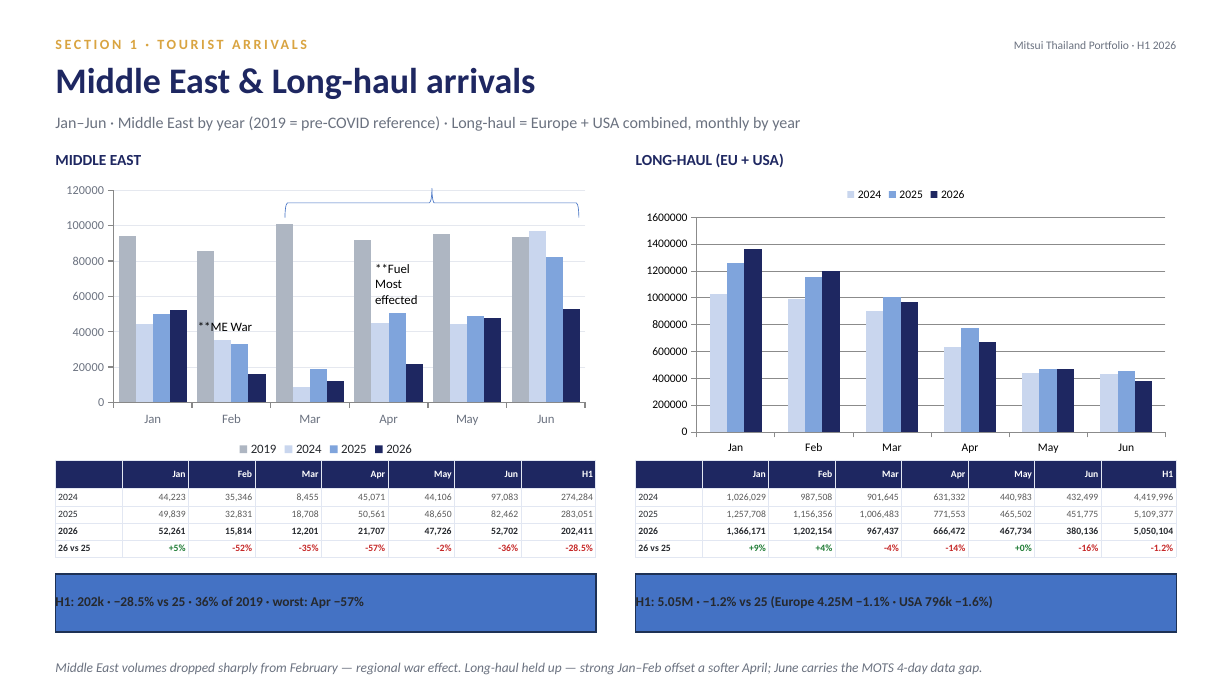
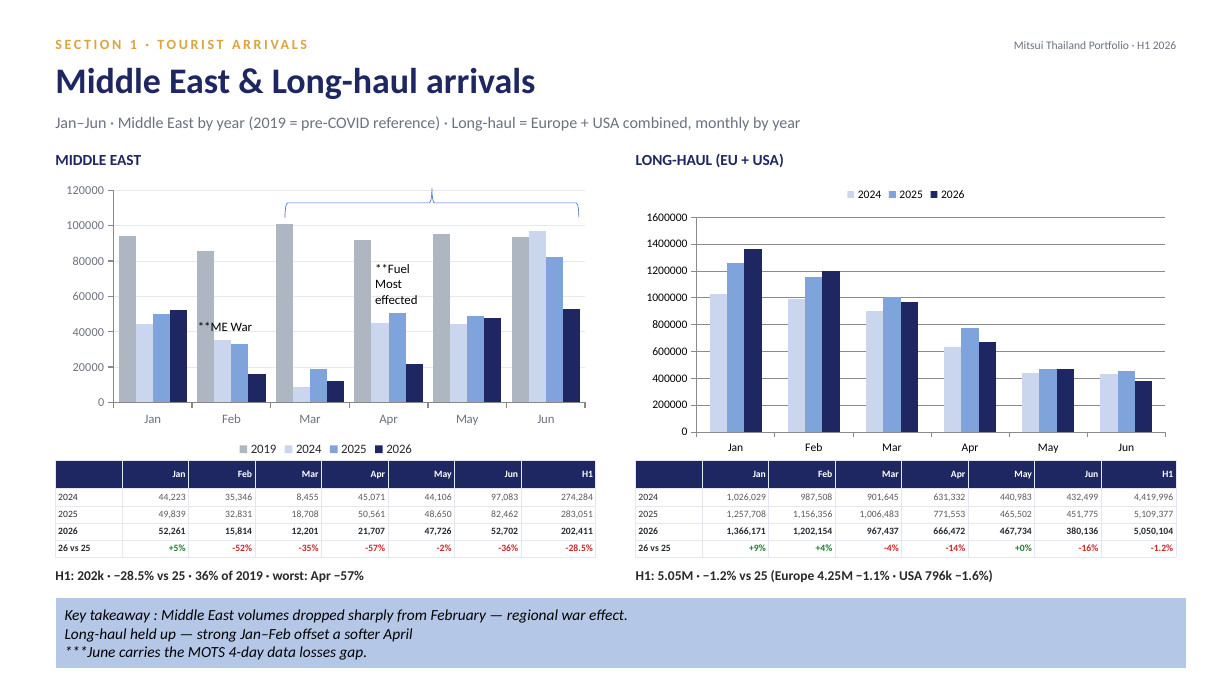
Before and after one commit to Chavin2543/mae-workspace, a slide deck: slide 5 of output/Portfolio_Performance_Report_H1-2026.pptx. Drawn at 1232x693 pixels with LibreOffice and Linux fonts; fonts in the diff are those of the drawing. Boxes give left, top, right and bottom in pixels: in the first picture for what was removed or moved away, otherwise in the second. Text is boxed around its words. In the diff, an @@ line names an element or a change of style, - is before the commit and + after.

```diff
--- a/output/Portfolio_Performance_Report_H1-2026.pptx
+++ b/output/Portfolio_Performance_Report_H1-2026.pptx
@@ text "H1: 202k · −28.5% vs ..." moved from (x1=55, y1=595, x2=364, y2=610) to (x1=55, y1=570, x2=364, y2=582) @@
@@ text "H1: 5.05M · −1.2% vs ..." moved from (x1=636, y1=596, x2=993, y2=608) to (x1=636, y1=570, x2=993, y2=582) @@
@@ rectangle "Key takeaway : Middle East ..." resized from (x1=55, y1=662, x2=983, y2=675) to (x1=55, y1=597, x2=1188, y2=669) @@
@@ rectangle "Key takeaway : Middle East ..." at (x1=55, y1=597, x2=1188, y2=669): fill none to #B4C7E7; outline none to #FFFFFF 1 pt @@
@@ rectangle removed at (x1=55, y1=574, x2=596, y2=632) @@
@@ rectangle removed at (x1=636, y1=574, x2=1177, y2=632) @@
@@ text in rectangle at (x1=65, y1=609, x2=628, y2=660): text changed; size 10.5 to 12 pt; text colour #6B7280 to #000000 @@
-Middle East volumes dropped sharply from February — regional war effect. Long-haul held up — strong Jan–Feb offset a softer April; June carries the MOTS 4-day data gap.
+Key takeaway : Middle East volumes dropped sharply from February — regional war effect.
+Long-haul held up — strong Jan–Feb offset a softer April
+***June carries the MOTS 4-day data losses gap.
```
Also in this commit, not shown: 14 other slides changed.
